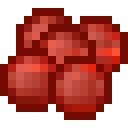
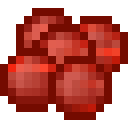
The second w=128, h=128 image is a revision of the first. Changes to its layers:
removed layer "Frame 1 #1" over (8, 16, 120, 112)
removed layer "Frame 2 #1" over (8, 16, 120, 112)
added layer "Frame 95 (interpolated) (50ms) (replace)" above "Frame 94 (interpolated) (50ms) (replace)" over (8, 16, 120, 112)
added layer "Frame 94 (interpolated) (50ms) (replace)" above "Frame 93 (interpolated) (50ms) (replace)" over (8, 16, 120, 112)
added layer "Frame 93 (interpolated) (50ms) (replace)" above "Frame 92 (interpolated) (50ms) (replace)" over (8, 16, 120, 112)
added layer "Frame 92 (interpolated) (50ms) (replace)" above "Frame 91 (interpolated) (50ms) (replace)" over (8, 16, 120, 112)
added layer "Frame 91 (interpolated) (50ms) (replace)" above "Frame 90 (interpolated) (50ms) (replace)" over (8, 16, 120, 112)
added layer "Frame 90 (interpolated) (50ms) (replace)" above "Frame 89 (interpolated) (50ms) (replace)" over (8, 16, 120, 112)
added layer "Frame 89 (interpolated) (50ms) (replace)" above "Frame 88 (interpolated) (50ms) (replace)" over (8, 16, 120, 112)
added layer "Frame 88 (interpolated) (50ms) (replace)" above "Frame 87 (interpolated) (50ms) (replace)" over (8, 16, 120, 112)
added layer "Frame 87 (interpolated) (50ms) (replace)" above "Frame 86 (interpolated) (50ms) (replace)" over (8, 16, 120, 112)
added layer "Frame 86 (interpolated) (50ms) (replace)" above "Frame 85 (interpolated) (50ms) (replace)" over (8, 16, 120, 112)
added layer "Frame 85 (interpolated) (50ms) (replace)" above "Frame 84 (interpolated) (50ms) (replace)" over (8, 16, 120, 112)
added layer "Frame 84 (interpolated) (50ms) (replace)" above "Frame 83 (interpolated) (50ms) (replace)" over (8, 16, 120, 112)
added layer "Frame 83 (interpolated) (50ms) (replace)" above "Frame 82 (interpolated) (50ms) (replace)" over (8, 16, 120, 112)
…and 83 more changes (81 added, 2 removed)
